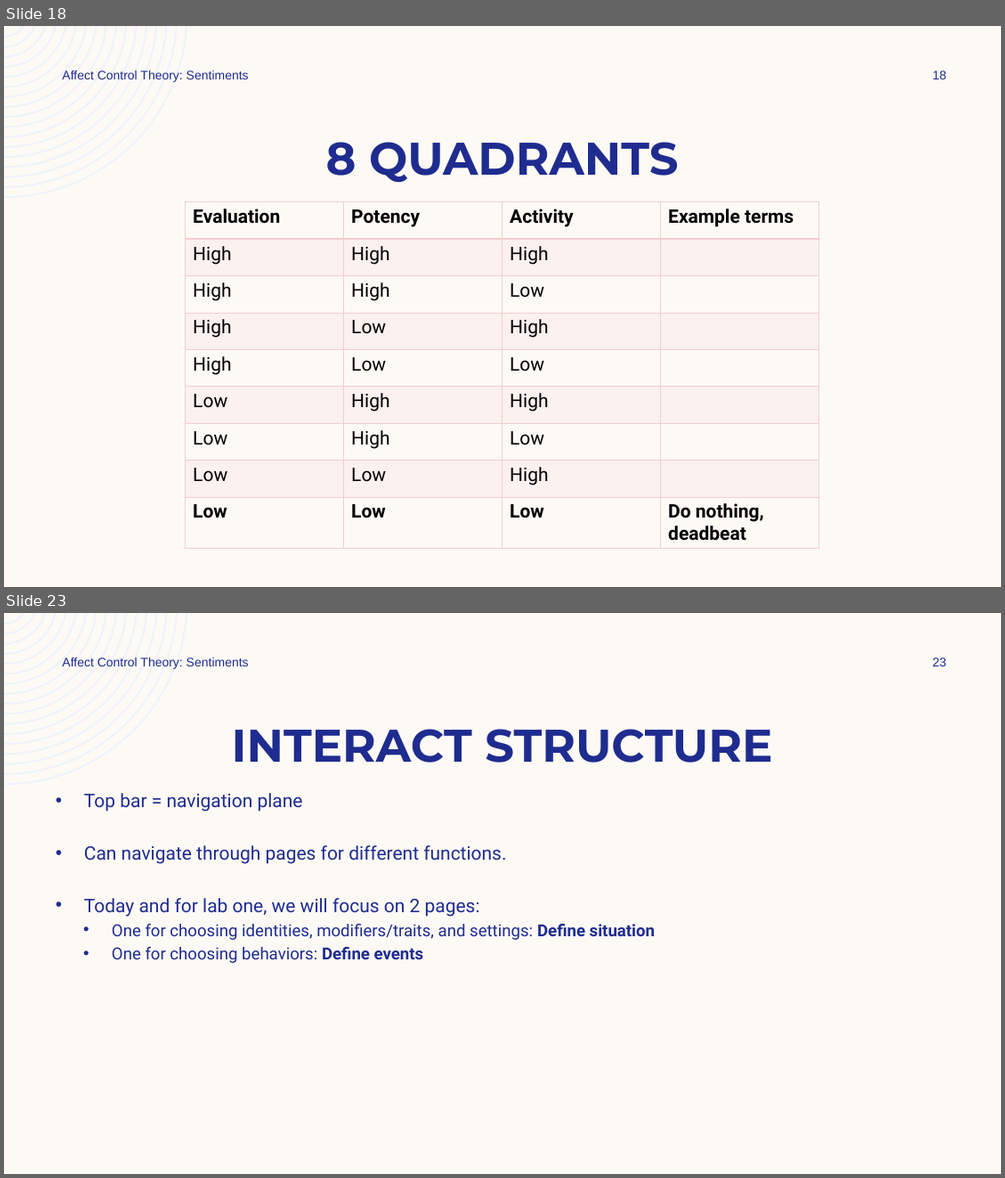
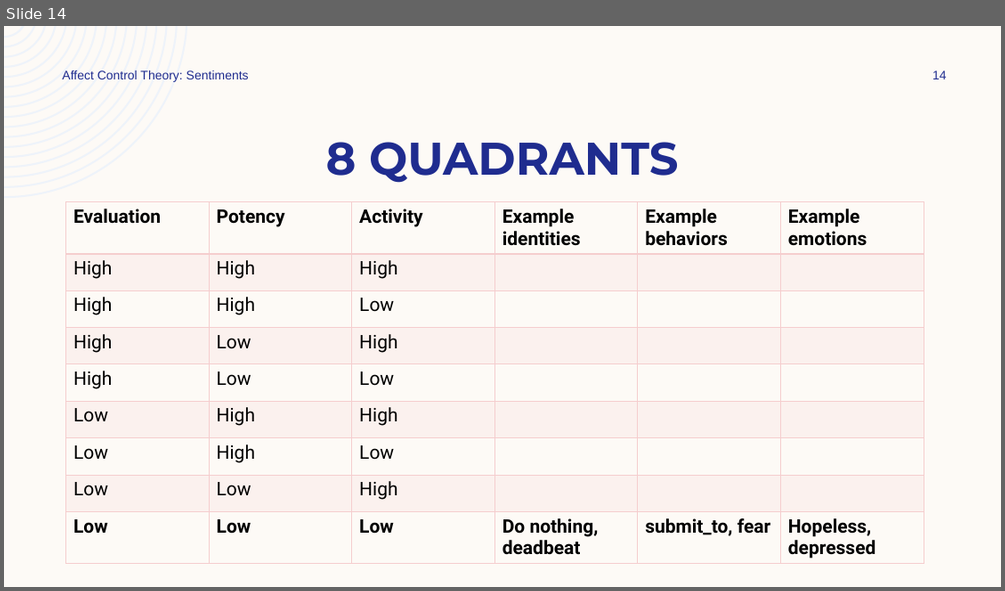
Before and after one commit to ekmaloney/soc490s, a slide deck: slides/jan_26.pptx. Shown one above the other, each under a label of ours: slides 18 and 23 before the commit, slide 14 after it; the slides between them are not shown. The pictures are 1005x1178 and 1005x591 pixels, drawn with LibreOffice and Linux fonts; fonts in the diff are those of the drawing. Boxes give left, top, right and bottom in pixels: in the first picture for what was removed or moved away, otherwise in the second. Text is boxed around its words. In the diff, an @@ line names an element or a change of style, - is before the commit and + after.

```diff
--- a/slides/jan_26.pptx
+++ b/slides/jan_26.pptx
@@ slide 23 removed at [4,613,1001,1174], background #FDFAF6; not listed: 1 template element that a slide beside it also shows @@
@@ text removed at [62,657,249,669] @@
-Affect Control Theory: Sentiments
@@ page number removed at [932,657,947,666] @@
-23
@@ title removed at [232,729,772,763] @@
-INTERACT STRUCTURE
@@ text removed at [84,793,655,963] @@
-• Top bar = navigation plane
-• Can navigate through pages for different functions.
-• Today and for lab one, we will focus on 2 pages:
-  • One for choosing identities, modifiers/traits, and settings: Define situation
-  • One for choosing behaviors: Define events
@@ what was slide 18 is now slide 14 @@
@@ slide 14 changed as well @@
@@ page number at [932,70,947,79]: text changed @@
-18
+14
@@ table at [66,202,923,565] @@
-column 4: Example terms |  |  |  |  |  |  |  | Do nothing, / deadbeat
+column 4: Example identities |  |  |  |  |  |  |  | Do nothing, / deadbeat
+column 5: Example behaviors |  |  |  |  |  |  |  | submit_to, fear
+column 6: Example emotions |  |  |  |  |  |  |  | Hopeless, depressed
@@ table: place and size @@
-table at [186,202,820,549]
+table at [66,202,923,565]
```
Also in this commit, not shown: 10 other slides changed, 29 slides added, 22 other slides removed, 14 other files.
